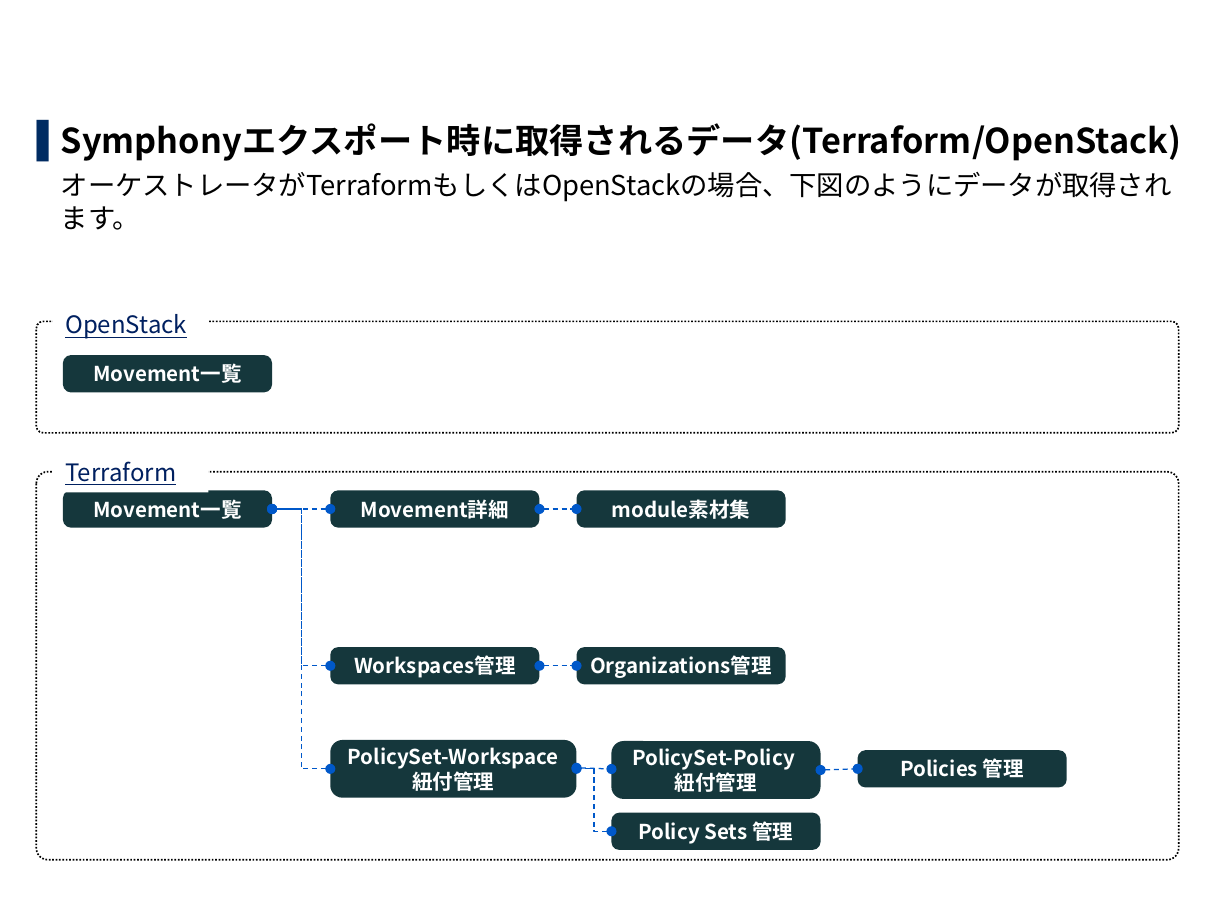
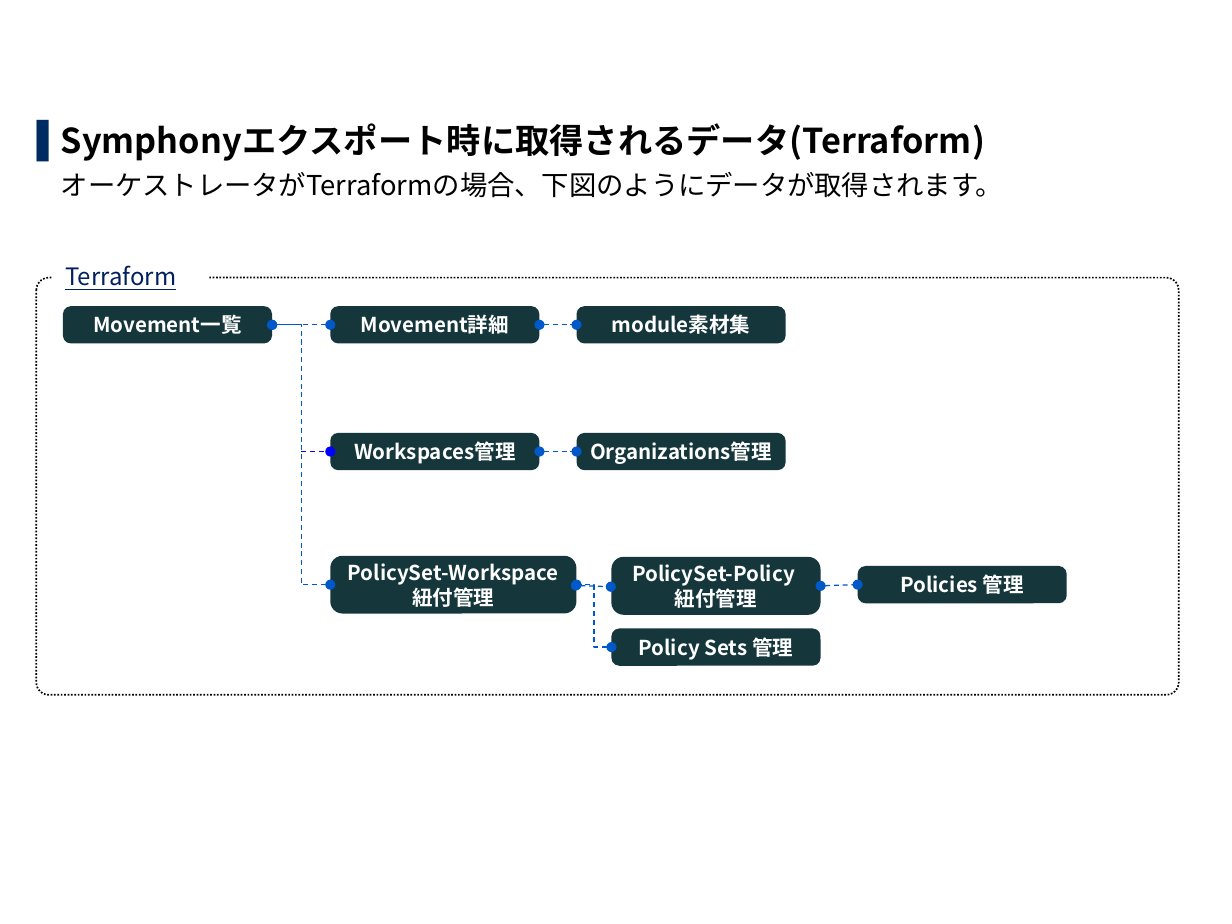
Before and after one commit to exastro-suite/it-automation-docs, a slide deck: slide 10 of asset/Learn_ja/ITA-export-import_classroom_lecture.pptx. Drawn at 1232x924 pixels with LibreOffice and Linux fonts; fonts in the diff are those of the drawing; background and template pictures are left out. Boxes give left, top, right and bottom in pixels: in the first picture for what was removed or moved away, otherwise in the second. Text is boxed around its words. In the diff, an @@ line names an element or a change of style, - is before the commit and + after.

```diff
--- a/asset/Learn_ja/ITA-export-import_classroom_lecture.pptx
+++ b/asset/Learn_ja/ITA-export-import_classroom_lecture.pptx
@@ text at box(61, 123, 1003, 198): text changed @@
-▌ Symphonyエクスポート時に取得されるデータ(Terraform/OpenStack)
-  オーケストレータがTerraformもしくはOpenStackの場合、下図のようにデータが取得されます。
+▌ Symphonyエクスポート時に取得されるデータ(Terraform)
+  オーケストレータがTerraformの場合、下図のようにデータが取得されます。
@@ text "Terraform" rewrapped from box(53, 451, 208, 493) to box(65, 265, 176, 290) @@
@@ rounded rectangle: place and size @@
-rounded rectangle at box(37, 472, 1179, 860)
+rounded rectangle at box(37, 277, 1179, 695)
@@ rounded rectangle removed at box(37, 322, 1179, 432) @@
@@ text removed at box(65, 314, 187, 339) @@
-OpenStack
@@ rounded rectangle removed at box(63, 355, 272, 392) @@
-Movement一覧
@@ arrow added from (302, 452) to (330, 452), #0000FF 0.75 pt dashed @@
@@ 2 rounded rectangles, 1 double arrow: place and size @@
-2 rounded rectangles, 1 double arrow at box(330, 647, 786, 684)
+2 rounded rectangles, 1 double arrow at box(330, 432, 786, 469)
@@ elbow double arrow removed from (330, 665) to (272, 509) @@
@@ 7 rounded rectangles, 4 double arrows, 2 elbow double arrows: place and size @@
-7 rounded rectangles, 4 double arrows, 2 elbow double arrows at box(63, 490, 1067, 850)
+7 rounded rectangles, 4 double arrows, 2 elbow double arrows at box(63, 307, 1067, 665)
```
Also in this commit, not shown: 9 other slides changed, 1 other file.
